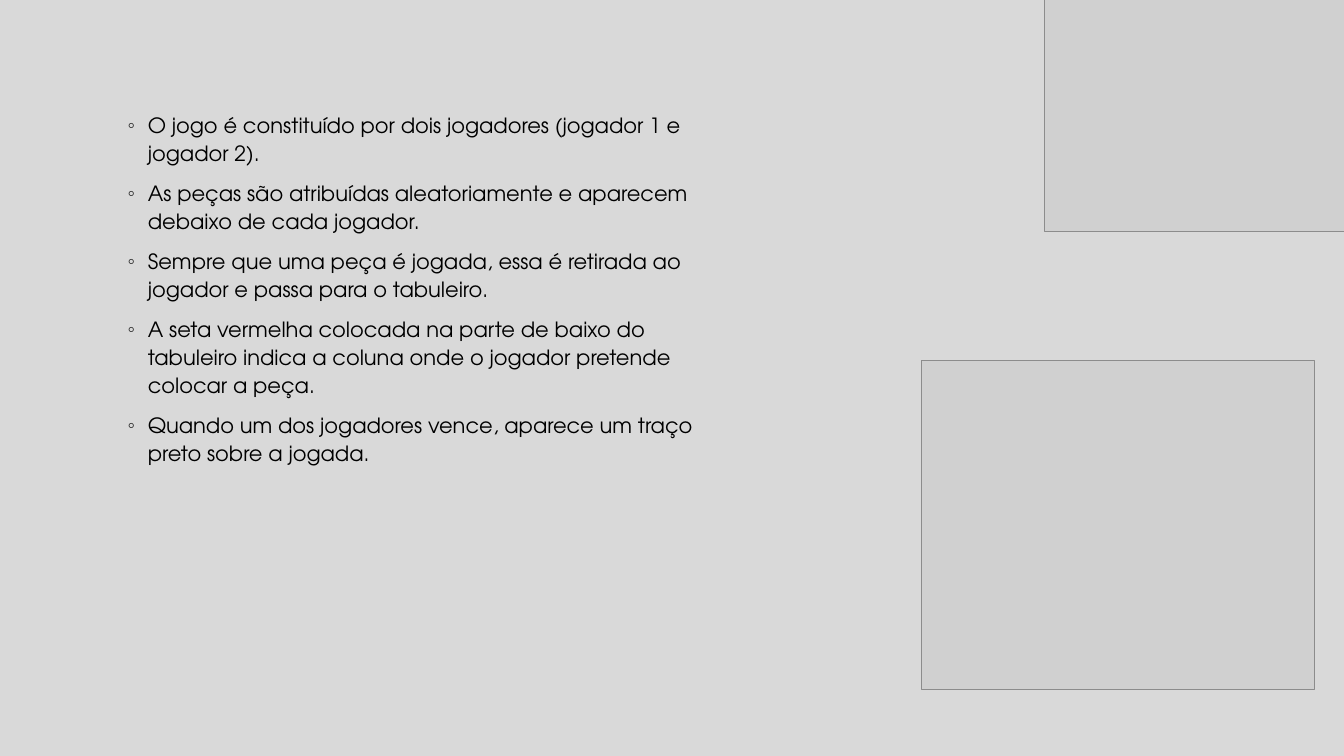
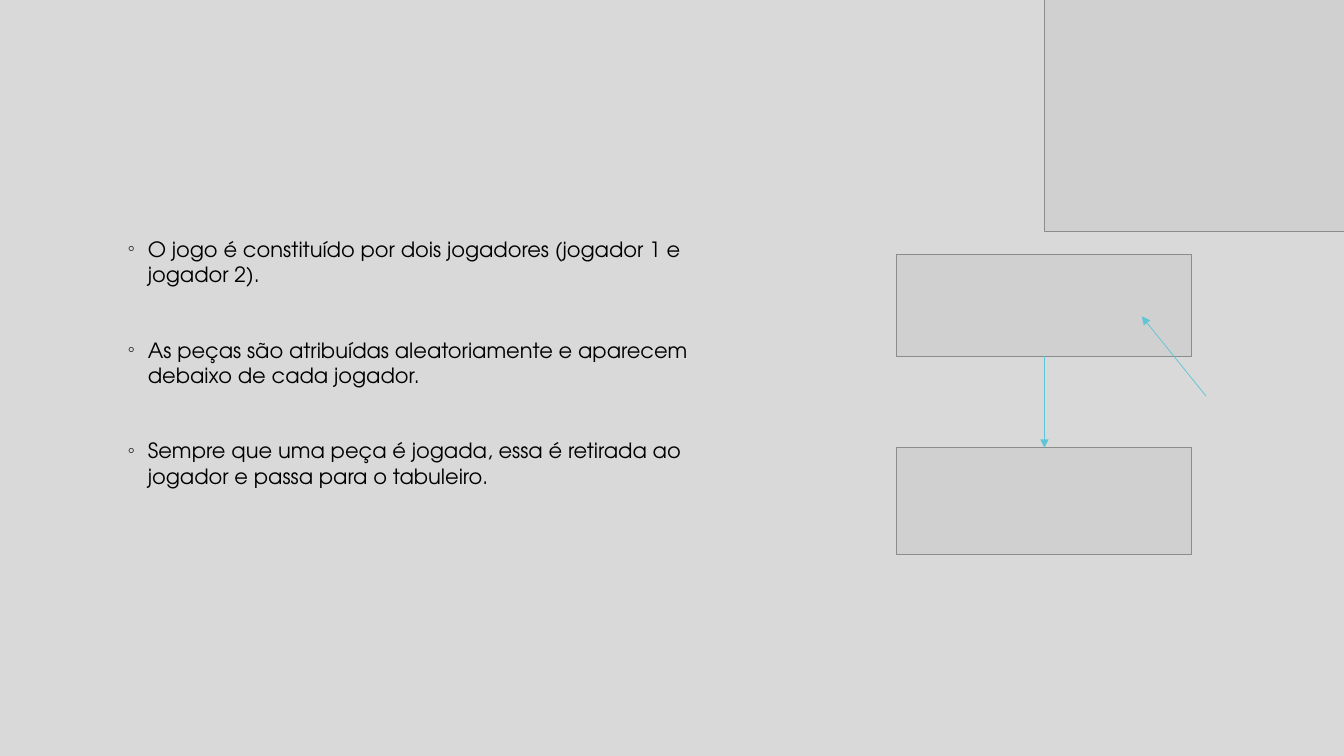
Before and after one commit to neves1997/projlab, a slide deck: slide 8 of 4inrow/src/pkg4inrow/Protótipo da Interface e Interação .pptm. Drawn at 1344x756 pixels with LibreOffice and Linux fonts; fonts in the diff are those of the drawing; grey boxes stand for pictures. Boxes give left, top, right and bottom in pixels: in the first picture for what was removed or moved away, otherwise in the second. Text is boxed around its words. In the diff, an @@ line names an element or a change of style, - is before the commit and + after.

Commit message:
ppt2- neves já adicionei dois slides

```diff
--- a/4inrow/src/pkg4inrow/Protótipo da Interface e Interação .pptm
+++ b/4inrow/src/pkg4inrow/Protótipo da Interface e Interação .pptm
@@ text "O jogo é constituído por ...": place and size @@
-text "O jogo é constituído por ..." at (148, 117, 692, 466)
+text "O jogo é constituído por ..." at (148, 241, 687, 489)
@@ text "O jogo é constituído por ..." at (148, 241, 687, 489): line spacing 1.1 to 1 @@
@@ picture added at (897, 254, 1193, 356) @@
@@ text at (148, 321, 692, 466): paragraphs removed @@
-◦ A seta vermelha colocada na parte de baixo do tabuleiro indica a coluna onde o jogador pretende colocar a peça.
-◦ Quando um dos jogadores vence, aparece um traço preto sobre a jogada.
@@ arrow added from (1207, 396) to (1142, 317), #5CC6D6 0.5 pt @@
@@ arrow added from (1045, 356) to (1045, 448), #5CC6D6 0.5 pt @@
@@ picture removed at (922, 361, 1315, 690) @@
@@ picture added at (897, 448, 1193, 555) @@
```
Also in this commit, not shown: 1 slide added.
